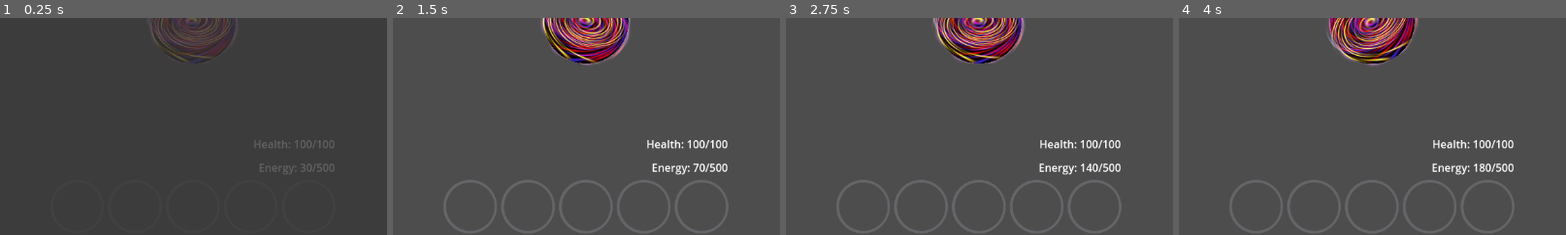
Above: before the commit, frames 1-4 (left to right).
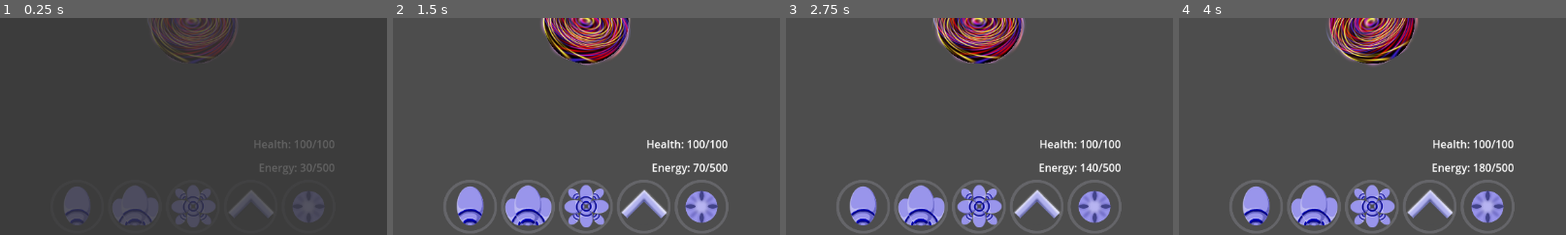
Above: after the commit, the same moments.

Repository: starlight426/TeamSevenGame
Game: Godot game, scene res://main.tscn
Same seed, same stepped clock (60 frames per second), same inputs: the game is played once before the commit and once after it.
Inputs (mouse positions are % of the whole screen's width and height, from its top left):
- Up to frame 1 (0.25 s): no input
- Up to frame 2 (1.5 s): click (35, 93) at 0.52 s; click (42, 93) at 1.27 s
- Up to frame 3 (2.75 s): click (50, 93) at 2.02 s
- Up to frame 4 (4 s): click (57, 93) at 2.77 s; click (65, 93) at 3.52 s
The pictures show only the part of the screen within x 25-75%, y 49-99%; the shares and areas given below are measured in that part.

The runs differ from the first frame. In frame 1, 4.5% of the frame differs, in the area x 16-84%, y 77-97%; in frame 2, 5.8%, in the area x 16-84%, y 76-97%; in frame 3, 5.8%; in frame 4, 5.8%.

Commit message:
Move Icons Bar
Added the icons for demo as progress bars, not linked to cooldowns yet

Diff:
--- a/UI Scenes/player_ui.tscn
+++ b/UI Scenes/player_ui.tscn
@@ -1,7 +1,12 @@
-[gd_scene load_steps=3 format=3 uid="uid://cc7vstslog23o"]
+[gd_scene load_steps=8 format=3 uid="uid://cc7vstslog23o"]
 
 [ext_resource type="Script" uid="uid://b3bwwb3yp2s6r" path="res://UI Scenes/player_ui.gd" id="1_8wq4l"]
 [ext_resource type="Texture2D" uid="uid://c4m82to15c03o" path="res://Assets/UI Sprites/Icon_Border.png" id="1_k4ew6"]
+[ext_resource type="Texture2D" uid="uid://bkmcx2w6oyhds" path="res://Assets/UI Sprites/Icon_Single_Circ.png" id="3_nul7f"]
+[ext_resource type="Texture2D" uid="uid://qjp3e0fpnfgi" path="res://Assets/UI Sprites/Icon_3Shot_Circ.png" id="4_2cns7"]
+[ext_resource type="Texture2D" uid="uid://c3mcklesdfoax" path="res://Assets/UI Sprites/Icon_8Shot_Circ.png" id="5_0ct5d"]
+[ext_resource type="Texture2D" uid="uid://cf12ploul43cq" path="res://Assets/UI Sprites/Icon_SpeedUp_Circ.png" id="6_57t0v"]
+[ext_resource type="Texture2D" uid="uid://b4mxva3chakxb" path="res://Assets/UI Sprites/Icon_Turret_Circ.png" id="7_07fkh"]
 
 [node name="PlayerUI" type="Control"]
 layout_mode = 3
@@ -58,22 +63,36 @@
 scale = Vector2(0.4, 0.4)
 theme_override_constants/separation = 15
 
-[node name="Action1" type="TextureButton" parent="MoveIconsBar"]
+[node name="Action1" type="TextureProgressBar" parent="MoveIconsBar"]
 layout_mode = 2
-texture_normal = ExtResource("1_k4ew6")
+value = 100.0
+fill_mode = 4
+texture_under = ExtResource("1_k4ew6")
+texture_progress = ExtResource("3_nul7f")
 
-[node name="Action2" type="TextureButton" parent="MoveIconsBar"]
+[node name="Action2" type="TextureProgressBar" parent="MoveIconsBar"]
 layout_mode = 2
-texture_normal = ExtResource("1_k4ew6")
+value = 100.0
+fill_mode = 4
+texture_under = ExtResource("1_k4ew6")
+texture_progress = ExtResource("4_2cns7")
 
-[node name="Action3" type="TextureButton" parent="MoveIconsBar"]
+[node name="Action3" type="TextureProgressBar" parent="MoveIconsBar"]
 layout_mode = 2
-texture_normal = ExtResource("1_k4ew6")
+value = 100.0
+fill_mode = 4
+texture_under = ExtResource("1_k4ew6")
+texture_progress = ExtResource("5_0ct5d")
 
-[node name="Action4" type="TextureButton" parent="MoveIconsBar"]
+[node name="Action4" type="TextureProgressBar" parent="MoveIconsBar"]
 layout_mode = 2
-texture_normal = ExtResource("1_k4ew6")
+value = 100.0
+fill_mode = 4
+texture_under = ExtResource("1_k4ew6")
+texture_progress = ExtResource("6_57t0v")
 
-[node name="Action5" type="TextureButton" parent="MoveIconsBar"]
+[node name="Action5" type="TextureProgressBar" parent="MoveIconsBar"]
 layout_mode = 2
-texture_normal = ExtResource("1_k4ew6")
+value = 100.0
+texture_under = ExtResource("1_k4ew6")
+texture_progress = ExtResource("7_07fkh")
